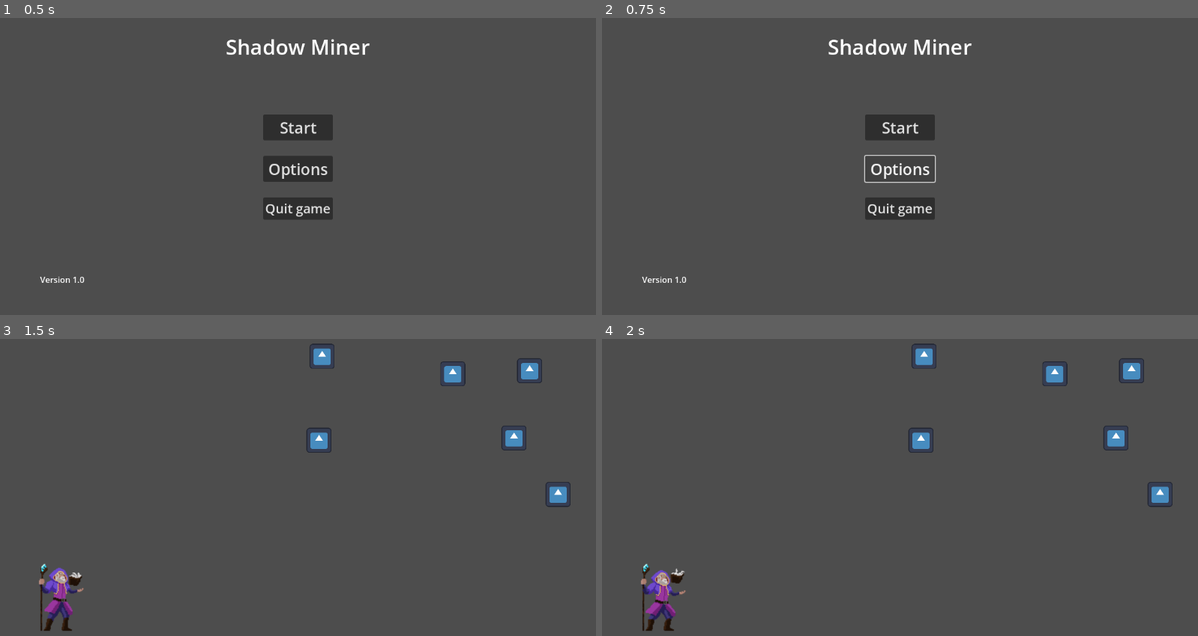
Above: before the commit, frames 1-4 (two rows, left to right).
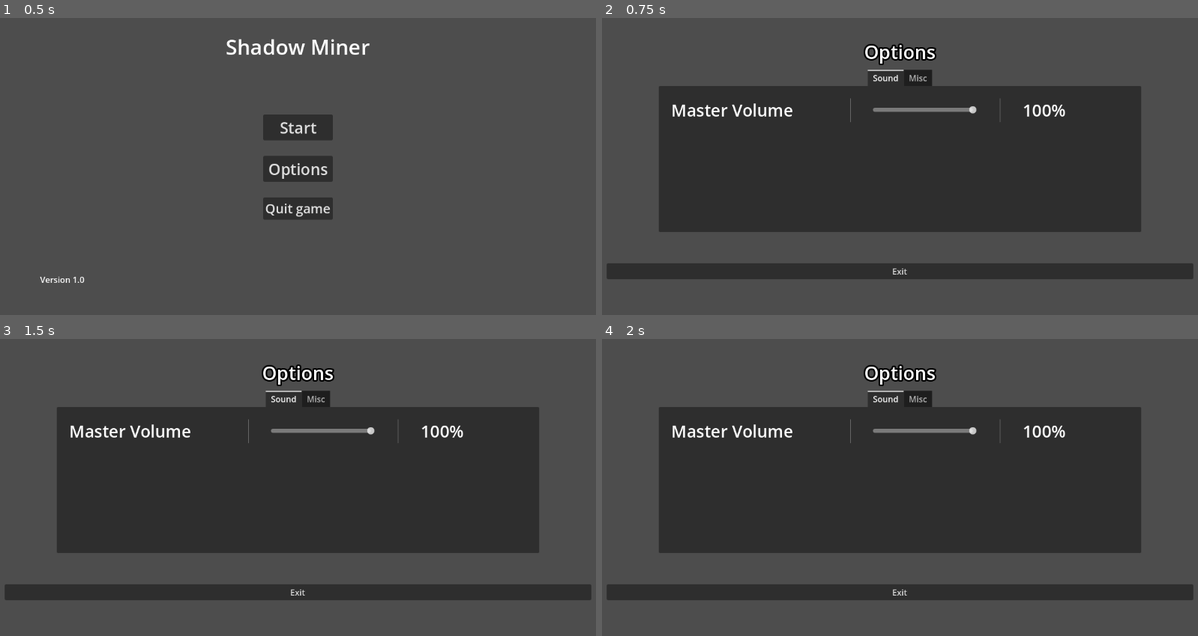
Above: after the commit, the same moments.

Repository: Aditya-1301/ShadowMiner
Game: Godot game, scene res://scenes/main_menu.tscn
The game is run twice, just before and just after one commit, with the same random seed, the same clock (stepped at 60 frames per second) and the same inputs. The engine's default icon, where the game draws it, is replaced by a stand-in: a white triangle on a blue panel in a dark square.
Inputs (mouse positions are in pixels of both pictures, inside the frame that each line leads up to):
- Up to frame 1 (0.5 s): no input
- Up to frame 2 (0.75 s): click "Options" at 0.5 s
- Up to frame 3 (1.5 s): click (298, 448) at 1.25 s, where only the run before the commit has a clickable "Start"
- Up to frame 4 (2 s): no input

Frame 1 is identical in both runs. In frame 2, 44% of the frame differs, in the area x 0-100%, y 7-90%; in frame 3, 47%, in the area x 0-100%, y 1-99%; in frame 4, 47%.

Commit message:
Add Music and options menu (-music files))

Diff:
--- /dev/null
+++ b/default_bus_layout.tres
@@ -0,0 +1,15 @@
+[gd_resource type="AudioBusLayout" format=3 uid="uid://jdsw7aw5lhp"]
+
+[resource]
+bus/1/name = &"Music"
+bus/1/solo = false
+bus/1/mute = false
+bus/1/bypass_fx = false
+bus/1/volume_db = 0.0
+bus/1/send = &"Master"
+bus/2/name = &"Sfx"
+bus/2/solo = false
+bus/2/mute = false
+bus/2/bypass_fx = false
+bus/2/volume_db = 0.0
+bus/2/send = &"Master"
--- /dev/null
+++ b/scenes/Options/audio_slider_settings.tscn
@@ -0,0 +1,45 @@
+[gd_scene load_steps=2 format=3 uid="uid://dakxyh6al3s7"]
+
+[ext_resource type="Script" path="res://scripts/audio_slider_settings.gd" id="1_luevt"]
+
+[node name="Audio_Slider_Settings" type="Control"]
+layout_mode = 3
+anchors_preset = 15
+anchor_right = 1.0
+anchor_bottom = 1.0
+grow_horizontal = 2
+grow_vertical = 2
+script = ExtResource("1_luevt")
+bus_name = "Master"
+
+[node name="HBoxContainer" type="HBoxContainer" parent="."]
+layout_mode = 1
+offset_right = 182.0
+offset_bottom = 23.0
+theme_override_constants/separation = 42
+
+[node name="Audio_Name_Lbl" type="Label" parent="HBoxContainer"]
+custom_minimum_size = Vector2(300, 0)
+layout_mode = 2
+theme_override_font_sizes/font_size = 32
+text = "Master Volume"
+
+[node name="VSeparator" type="VSeparator" parent="HBoxContainer"]
+layout_mode = 2
+
+[node name="HSlider" type="HSlider" parent="HBoxContainer"]
+custom_minimum_size = Vector2(200, 32)
+layout_mode = 2
+size_flags_vertical = 1
+max_value = 1.0
+step = 0.001
+
+[node name="VSeparator2" type="VSeparator" parent="HBoxContainer"]
+layout_mode = 2
+
+[node name="Audio_Num_Lbl" type="Label" parent="HBoxContainer"]
+custom_minimum_size = Vector2(300, 0)
+layout_mode = 2
+theme_override_font_sizes/font_size = 32
+text = "99.2
+"
--- /dev/null
+++ b/scenes/Options/options_menu.tscn
@@ -0,0 +1,53 @@
+[gd_scene load_steps=4 format=3 uid="uid://dm616m3tpat32"]
+
+[ext_resource type="Script" path="res://scripts/options_menu.gd" id="1_i72pu"]
+[ext_resource type="PackedScene" uid="uid://n1j8n0et84sj" path="res://scenes/Options/options_menu_bars.tscn" id="2_14o6s"]
+
+[sub_resource type="SystemFont" id="SystemFont_3qny5"]
+font_names = PackedStringArray("Impact")
+subpixel_positioning = 0
+
+[node name="Options_Menu" type="Control"]
+layout_mode = 3
+anchors_preset = 15
+anchor_right = 1.0
+anchor_bottom = 1.0
+grow_horizontal = 2
+grow_vertical = 2
+script = ExtResource("1_i72pu")
+
+[node name="MarginContainer" type="MarginContainer" parent="."]
+layout_mode = 1
+anchors_preset = 15
+anchor_right = 1.0
+anchor_bottom = 1.0
+grow_horizontal = 2
+grow_vertical = 2
+theme_override_constants/margin_left = 12
+theme_override_constants/margin_top = 12
+theme_override_constants/margin_right = 12
+theme_override_constants/margin_bottom = 12
+
+[node name="VBoxContainer" type="VBoxContainer" parent="MarginContainer"]
+layout_mode = 2
+theme_override_constants/separation = -40
+
+[node name="Title" type="Label" parent="MarginContainer/VBoxContainer"]
+layout_mode = 2
+theme_override_colors/font_outline_color = Color(0, 0, 0, 1)
+theme_override_constants/outline_size = 12
+theme_override_fonts/font = SubResource("SystemFont_3qny5")
+theme_override_font_sizes/font_size = 36
+text = "Options
+"
+horizontal_alignment = 1
+vertical_alignment = 1
+
+[node name="OptionsMenuBars" parent="MarginContainer/VBoxContainer" instance=ExtResource("2_14o6s")]
+layout_mode = 2
+size_flags_vertical = 3
+
+[node name="ExitButton" type="Button" parent="MarginContainer/VBoxContainer"]
+layout_mode = 2
+size_flags_vertical = 8
+text = "Exit"
--- /dev/null
+++ b/scenes/Options/options_menu_bars.tscn
@@ -0,0 +1,100 @@
+[gd_scene load_steps=2 format=3 uid="uid://n1j8n0et84sj"]
+
+[ext_resource type="PackedScene" uid="uid://dakxyh6al3s7" path="res://scenes/Options/audio_slider_settings.tscn" id="1_udgii"]
+
+[node name="OptionsMenuBars" type="Control"]
+layout_mode = 3
+anchors_preset = 15
+anchor_right = 1.0
+anchor_bottom = 1.0
+grow_horizontal = 2
+grow_vertical = 2
+
+[node name="TabContainer" type="TabContainer" parent="."]
+layout_mode = 1
+anchors_preset = -1
+anchor_right = 1.0
+anchor_bottom = 1.0
+offset_left = 100.0
+offset_top = 50.0
+offset_right = -100.0
+offset_bottom = -100.0
+grow_horizontal = 2
+grow_vertical = 2
+tab_alignment = 1
+
+[node name="Sound" type="TabBar" parent="TabContainer"]
+layout_mode = 2
+
+[node name="MarginContainer" type="MarginContainer" parent="TabContainer/Sound"]
+layout_mode = 1
+anchors_preset = 15
+anchor_right = 1.0
+anchor_bottom = 1.0
+grow_horizontal = 2
+grow_vertical = 2
+theme_override_constants/margin_left = 24
+theme_override_constants/margin_top = 24
+theme_override_constants/margin_right = 24
+theme_override_constants/margin_bottom = 24
+
+[node name="ScrollContainer" type="ScrollContainer" parent="TabContainer/Sound/MarginContainer"]
+layout_mode = 2
+
+[node name="VBoxContainer" type="VBoxContainer" parent="TabContainer/Sound/MarginContainer/ScrollContainer"]
+layout_mode = 2
+theme_override_constants/separation = 64
+
+[node name="Audio_Slider_Settings" parent="TabContainer/Sound/MarginContainer/ScrollContainer/VBoxContainer" instance=ExtResource("1_udgii")]
+layout_mode = 2
+
+[node name="Misc" type="TabBar" parent="TabContainer"]
+visible = false
+layout_mode = 2
+
+[node name="MarginContainer" type="MarginContainer" parent="TabContainer/Misc"]
+layout_mode = 1
+anchors_preset = 15
+anchor_right = 1.0
+anchor_bottom = 1.0
+grow_horizontal = 2
+grow_vertical = 2
+theme_override_constants/margin_left = 24
+theme_override_constants/margin_top = 24
+theme_override_constants/margin_right = 24
+theme_override_constants/margin_bottom = 24
+
+[node name="VBoxContainer" type="VBoxContainer" parent="TabContainer/Misc/MarginContainer"]
+layout_mode = 2
+theme_override_constants/separation = 64
+alignment = 1
+
+[node name="Label" type="Label" parent="TabContainer/Misc/MarginContainer/VBoxContainer"]
+layout_mode = 2
+size_flags_vertical = 6
+text = "
+"
+
+[node name="Label2" type="Label" parent="TabContainer/Misc/MarginContainer/VBoxContainer"]
+layout_mode = 2
+size_flags_vertical = 6
+text = "
+"
+
+[node name="Label3" type="Label" parent="TabContainer/Misc/MarginContainer/VBoxContainer"]
+layout_mode = 2
+size_flags_vertical = 6
+text = "
+"
+
+[node name="Label4" type="Label" parent="TabContainer/Misc/MarginContainer/VBoxContainer"]
+layout_mode = 2
+size_flags_vertical = 6
+text = "
+"
+
+[node name="Label5" type="Label" parent="TabContainer/Misc/MarginContainer/VBoxContainer"]
+layout_mode = 2
+size_flags_vertical = 6
+text = "
+"
--- a/scenes/main_menu.tscn
+++ b/scenes/main_menu.tscn
@@ -1,6 +1,8 @@
-[gd_scene load_steps=2 format=3 uid="uid://4gi0uwy803dq"]
+[gd_scene load_steps=4 format=3 uid="uid://4gi0uwy803dq"]
 
 [ext_resource type="Script" path="res://scripts/main_menu.gd" id="1_4pj2y"]
+[ext_resource type="AudioStream" uid="uid://8hftkw62src7" path="res://sound/Music/747635__newlocknew__ambmisc_early-morningsummernear-the-schoolswiftscrows.wav" id="2_4w8bm"]
+[ext_resource type="PackedScene" uid="uid://dm616m3tpat32" path="res://scenes/Options/options_menu.tscn" id="3_dk4uf"]
 
 [node name="Menu" type="MarginContainer"]
 anchors_preset = 15
@@ -64,5 +66,13 @@
 layout_mode = 2
 text = "Version 1.0"
 
+[node name="IntroSound" type="AudioStreamPlayer" parent="."]
+stream = ExtResource("2_4w8bm")
+
+[node name="Options_Menu" parent="." instance=ExtResource("3_dk4uf")]
+visible = false
+layout_mode = 2
+
 [connection signal="pressed" from="MarginContainer/VBoxContainer/MenuItems/StartButton" to="." method="_on_StartButton_pressed"]
+[connection signal="pressed" from="MarginContainer/VBoxContainer/MenuItems/OptionsButton" to="." method="_on_options_button_pressed"]
 [connection signal="pressed" from="MarginContainer/VBoxContainer/MenuItems/QuitButton" to="." method="_on_QuitButton_pressed"]
--- a/scenes/stage0.tscn
+++ b/scenes/stage0.tscn
@@ -1,11 +1,14 @@
-[gd_scene load_steps=4 format=3 uid="uid://c6ncnlf15l8g3"]
+[gd_scene load_steps=6 format=3 uid="uid://c6ncnlf15l8g3"]
 
+[ext_resource type="Script" path="res://scripts/stage0.gd" id="1_8cmhc"]
 [ext_resource type="PackedScene" uid="uid://dsottsavymv0e" path="res://scenes/player.tscn" id="1_ulxur"]
 [ext_resource type="PackedScene" uid="uid://bh0jnoo8dxubg" path="res://scenes/item.tscn" id="3_yfli6"]
+[ext_resource type="AudioStream" uid="uid://kcptfvybwinc" path="res://sound/Music/730344__freaklord__dark-room.ogg" id="4_vth2o"]
 
 [sub_resource type="WorldBoundaryShape2D" id="WorldBoundaryShape2D_1v4ht"]
 
 [node name="Stage0" type="Node2D"]
+script = ExtResource("1_8cmhc")
 
 [node name="Player" parent="." instance=ExtResource("1_ulxur")]
 visibility_layer = 3
@@ -63,3 +66,6 @@
 position = Vector2(379, 23)
 collision_layer = 9
 collision_mask = 9
+
+[node name="Music" type="AudioStreamPlayer" parent="."]
+stream = ExtResource("4_vth2o")
--- /dev/null
+++ b/scripts/audio_slider_settings.gd
@@ -0,0 +1,33 @@
+extends Control
+
+@onready var audio_name_lbl = $HBoxContainer/Audio_Name_Lbl as Label
+@onready var h_slider = $HBoxContainer/HSlider as HSlider
+@onready var audio_num_lbl = $HBoxContainer/Audio_Num_Lbl as Label
+
+@export_enum("Master", "Music", "Sfx") var bus_name : String
+
+var bus_index : int = 0
+
+# Called when the node enters the scene tree for the first time.
+func _ready():
+	h_slider.value_changed.connect(on_value_changed)
+	get_bus_name_by_index()
+	set_audio_num_label_text()
+	set_slider_value()
+
+func on_value_changed(value: float) -> void:
+	AudioServer.set_bus_volume_db(bus_index, linear_to_db(value))
+	set_audio_num_label_text()
+
+func set_slider_value() -> void:
+	h_slider.value = db_to_linear(AudioServer.get_bus_volume_db(bus_index))
+
+func set_name_label_text():
+	audio_name_lbl.text = str(bus_name) + " Volume"
+
+func set_audio_num_label_text():
+	audio_num_lbl.text = str(h_slider.value * 100) + "%"
+# Called every frame. 'delta' is the elapsed time since the previous frame.
+
+func get_bus_name_by_index() -> void:
+	bus_index = AudioServer.get_bus_index(bus_name)
--- a/scripts/main_menu.gd
+++ b/scripts/main_menu.gd
@@ -1,6 +1,17 @@
 extends MarginContainer
 
 #@export var next_scene_path: String
+@onready var options_menu = $Options_Menu as OptionsMenu
+@onready var margin_container = $MarginContainer
+
+
+func _ready():
+	options_menu.exit_options_menu.connect(on_exit_options_button_pressed)
+
+	$IntroSound.volume_db -= 7.5
+	print("Currrent Volume: ", $IntroSound.volume_db)
+	$IntroSound.play()
+
 
 func _on_StartButton_pressed():
 	get_tree().change_scene_to_file("res://scenes/stage0.tscn")
@@ -8,3 +19,13 @@
 
 func _on_QuitButton_pressed():
 	get_tree().quit(0)
+
+func _on_options_button_pressed():
+	print("Load options")
+	margin_container.visible = false
+	options_menu.set_process(true)
+	options_menu.visible = true
+
+func on_exit_options_button_pressed():
+	margin_container.visible = true
+	options_menu.visible = false
--- /dev/null
+++ b/scripts/options_menu.gd
@@ -0,0 +1,15 @@
+class_name OptionsMenu
+extends Control
+
+@onready var exit_button = $MarginContainer/VBoxContainer/ExitButton as Button
+
+signal exit_options_menu
+
+# Called when the node enters the scene tree for the first time.
+func _ready():
+	exit_button.button_down.connect(on_exit_pressed)
+	set_process(false)
+
+func on_exit_pressed() -> void:
+	exit_options_menu.emit()
+	set_process(false)
--- /dev/null
+++ b/scripts/stage0.gd
@@ -0,0 +1,6 @@
+extends Node2D
+
+# Called when the node enters the scene tree for the first time.
+func _ready():
+	$Music.volume_db -= 24
+	$Music.play()
